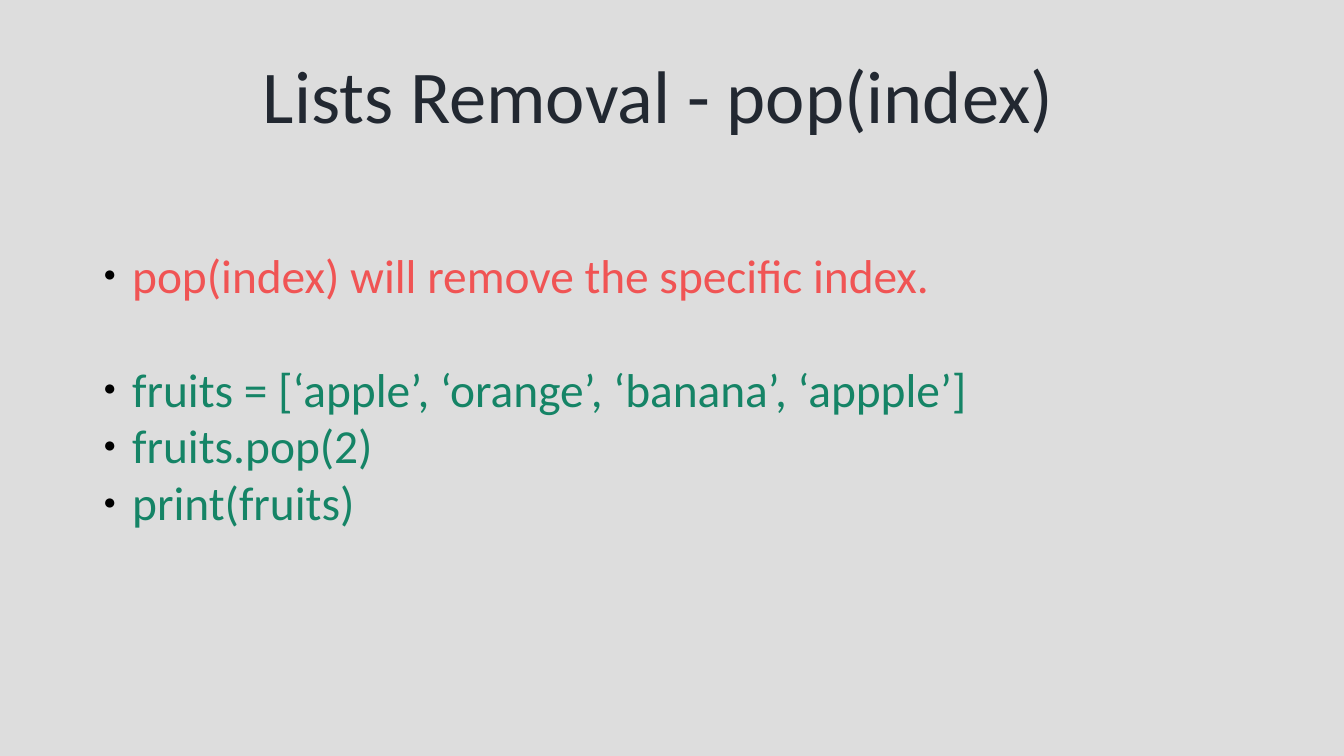
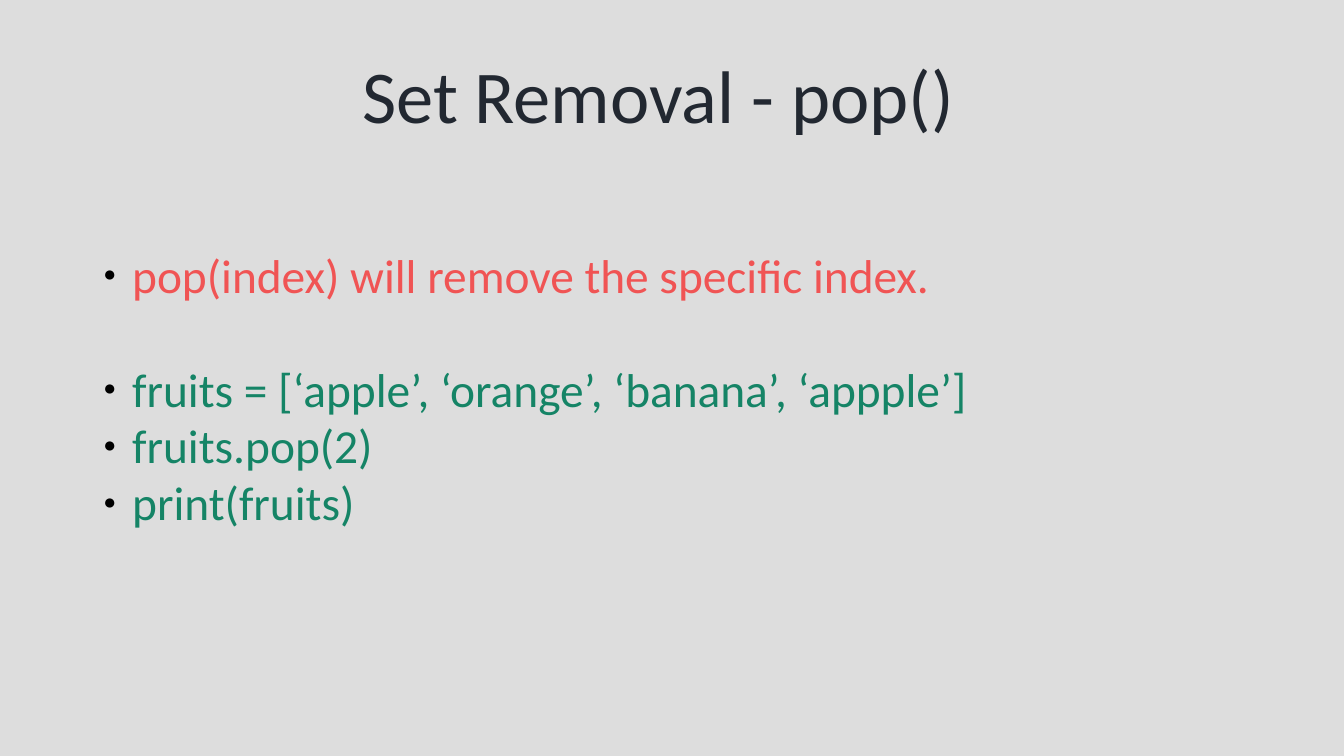
Before and after one commit to syedjafer/learning-notes, a slide deck: slide 19 of learnpythonwithus/session_10_ds_sets.odp (slide 28 before the commit). Drawn at 1344x756 pixels with LibreOffice and Linux fonts; fonts in the diff are those of the drawing. Boxes give left, top, right and bottom in pixels: in the first picture for what was removed or moved away, otherwise in the second. Text is boxed around its words. In the diff, an @@ line names an element or a change of style, - is before the commit and + after.

```diff
--- a/learnpythonwithus/session_10_ds_sets.odp
+++ b/learnpythonwithus/session_10_ds_sets.odp
@@ title at (362, 68, 954, 135): text changed @@
-Lists Removal - pop(index)
+Set Removal - pop()
```
Also in this commit, not shown: 8 other slides changed, 12 slides added, 11 slides removed, 2 other files.
